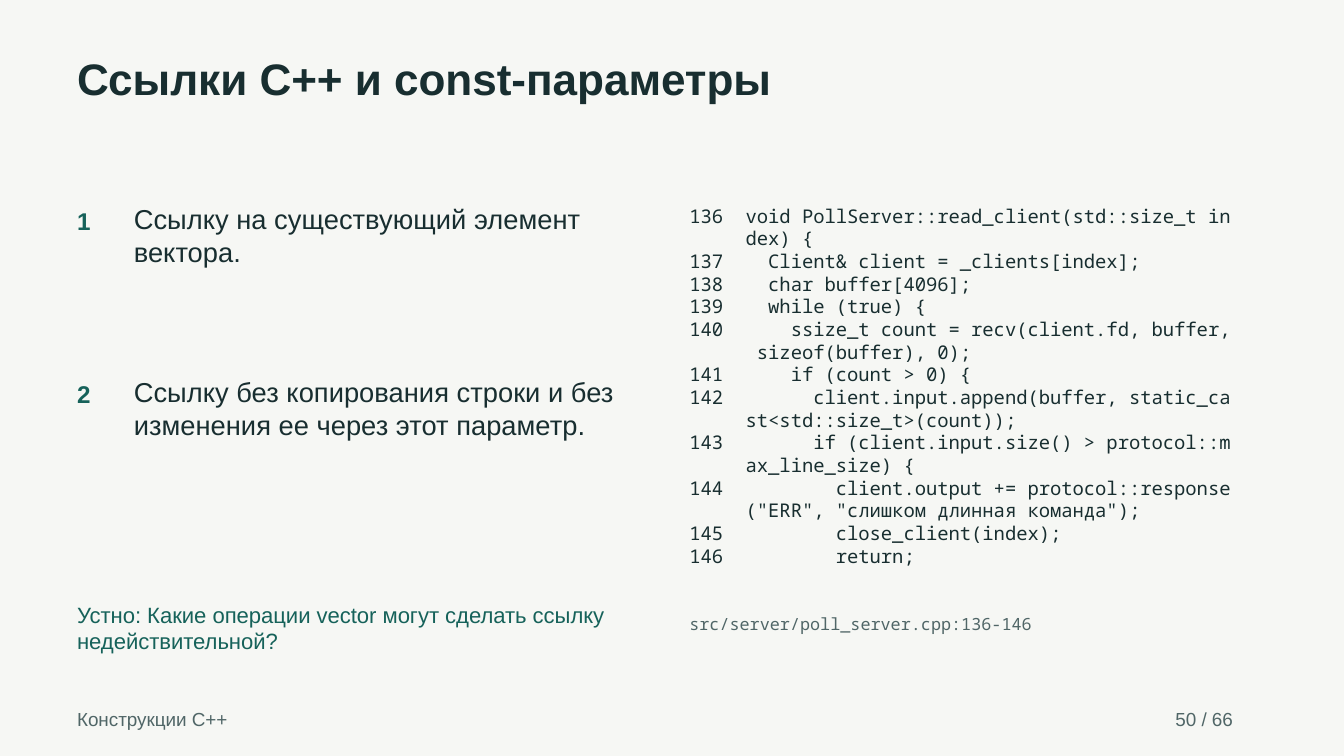
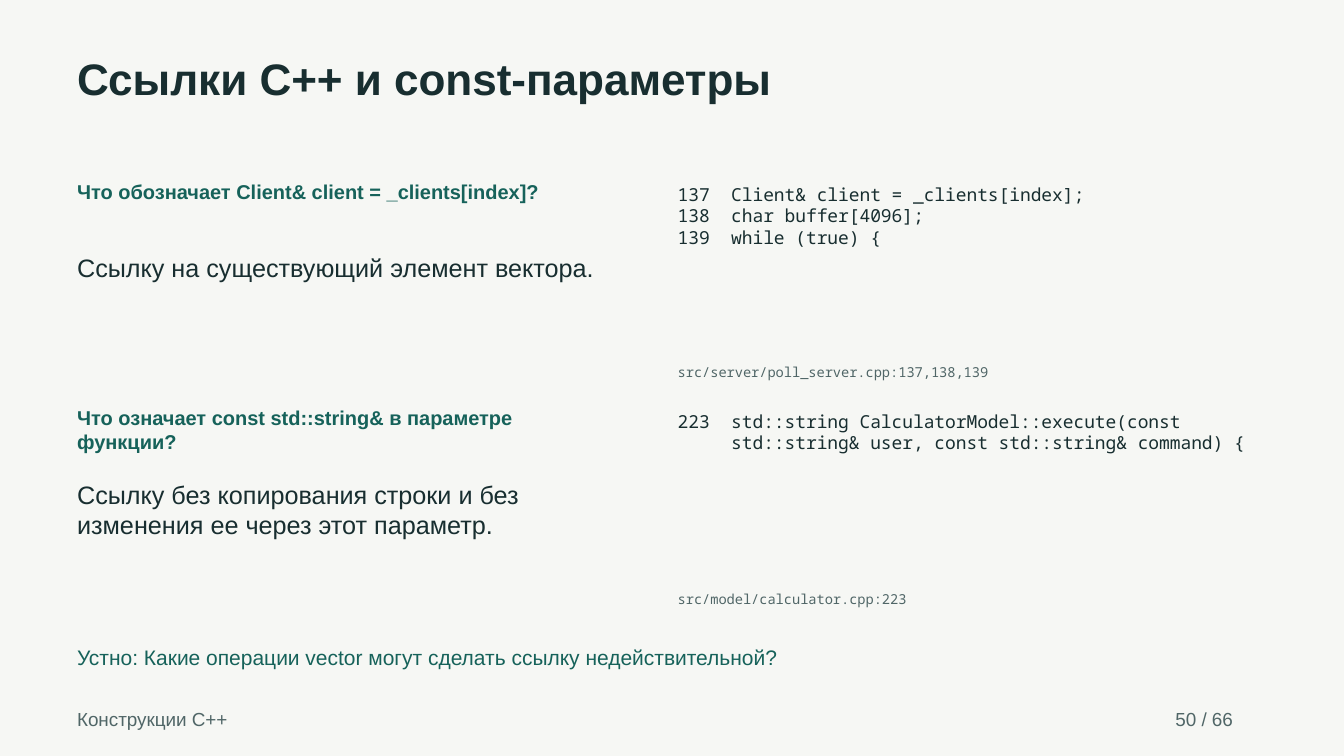
Before and after one commit to AlexUner/alexey-tcp-defense, a slide deck: slide 50 of presentation.pptx. Drawn at 1344x756 pixels with LibreOffice and Linux fonts; fonts in the diff are those of the drawing. Boxes give left, top, right and bottom in pixels: in the first picture for what was removed or moved away, otherwise in the second. Text is boxed around its words. In the diff, an @@ line names an element or a change of style, - is before the commit and + after.

```diff
--- a/presentation.pptx
+++ b/presentation.pptx
@@ text added at [77,184,539,203], 14.2 pt, text #16625A, bold @@
+Что обозначает Client& client = _clients[index]?
@@ text added at [678,187,1084,247], 12.8 pt, text #182E30 @@
+137 Client& client = _clients[index];
+138 char buffer[4096];
+139 while (true) {
@@ text removed at [689,208,1231,566] @@
-136 void PollServer::read_client(std::size_t in
-dex) {
-137 Client& client = _clients[index];
-138 char buffer[4096];
-139 while (true) {
-140 ssize_t count = recv(client.fd, buffer,
-sizeof(buffer), 0);
-141 if (count > 0) {
-142 client.input.append(buffer, static_ca
-st<std::size_t>(count));
-143 if (client.input.size() > protocol::m
-ax_line_size) {
-144 client.output += protocol::response
-("ERR", "слишком длинная команда");
-145 close_client(index);
-146 return;
@@ text removed at [77,213,90,230] @@
-1
@@ text "Ссылку на существующий элемент вектора.": place and size @@
-text "Ссылку на существующий элемент вектора." at [134,208,580,267]
+text "Ссылку на существующий элемент вектора." at [77,258,594,283]
@@ text "Ссылку на существующий элемент вектора." at [77,258,594,283]: size 19.5 to 18 pt @@
@@ text removed at [77,386,90,403] @@
-2
@@ text at [678,366,989,381]: text changed; size 12 to 9.8 pt @@
-src/server/poll_server.cpp:136-146
+src/server/poll_server.cpp:137,138,139
@@ text added at [77,410,512,453], 14.2 pt, text #16625A, bold @@
+Что означает const std::string& в параметре функции?
@@ text added at [678,414,1224,454], 12.8 pt, text #182E30 @@
+223 std::string CalculatorModel::execute(const
+std::string& user, const std::string& command) {
@@ text "Ссылку без копирования строки и ..." at [77,485,519,540]: size 19.5 to 18 pt @@
@@ text "Ссылку без копирования строки и ...": place and size @@
-text "Ссылку без копирования строки и ..." at [134,382,614,440]
+text "Ссылку без копирования строки и ..." at [77,485,519,540]
@@ text added at [678,593,907,607], 9.8 pt, text #506667 @@
+src/model/calculator.cpp:223
@@ text "Устно: Какие операции vector могут ...": place and size @@
-text "Устно: Какие операции vector могут ..." at [77,607,605,654]
+text "Устно: Какие операции vector могут ..." at [77,649,778,669]
@@ text "Устно: Какие операции vector могут ..." at [77,649,778,669]: size 15.8 to 15 pt @@
```
Also in this commit, not shown: 54 other slides changed, 9 slides added, 9 slides removed, 2 other files.
